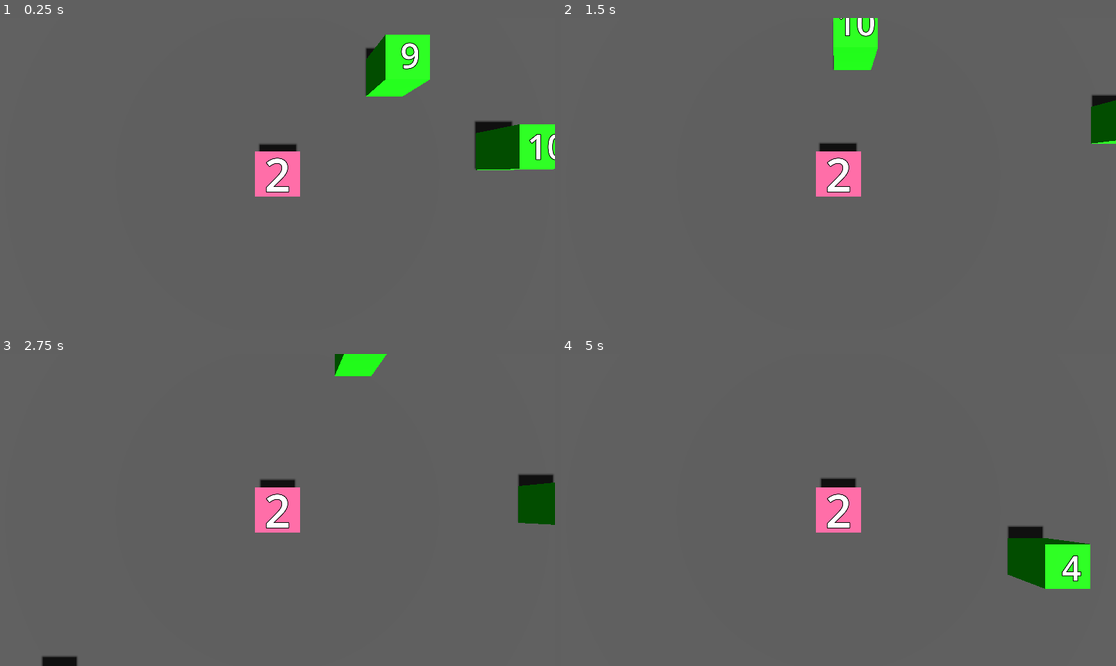
Above: before the commit, frames 1-4 (two rows, left to right).
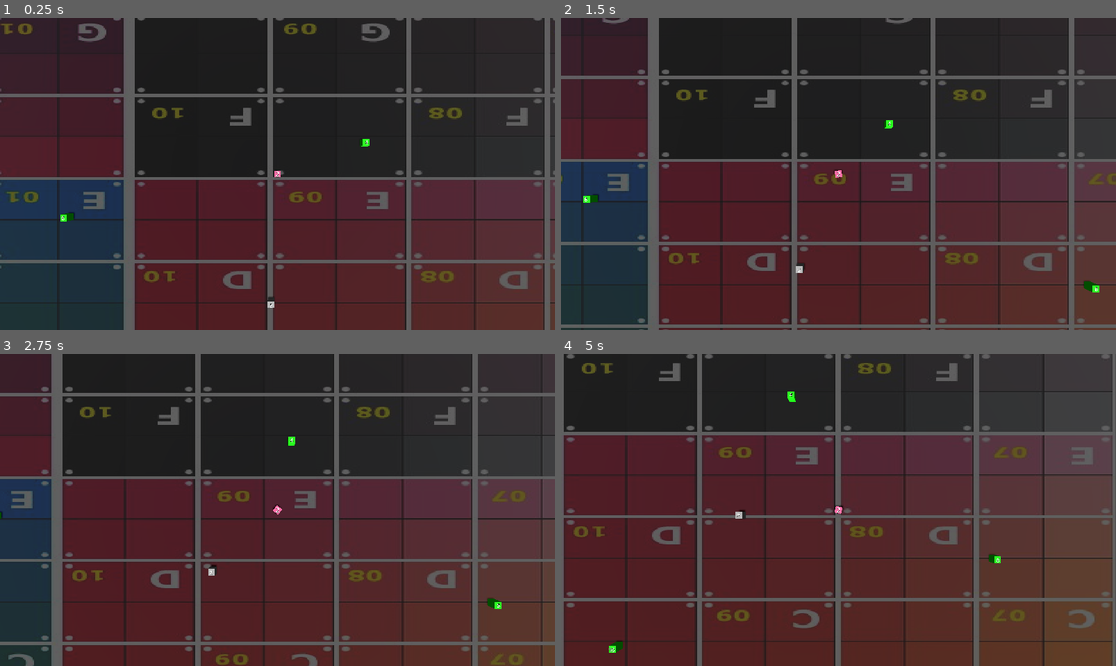
Above: after the commit, the same moments.

Repository: 0xc000006b-7b/2048
Game: Godot game, scene res://main.tscn
Same seed, same stepped clock (60 frames per second), same inputs: the game is played once before the commit and once after it.
Inputs (mouse positions are in pixels of both pictures, inside the frame that each line leads up to):
- Up to frame 1 (0.25 s): no input
- Up to frame 2 (1.5 s): move the mouse to (960, 158) at 0.52 s; move the mouse to (727, 189) at 1.27 s
- Up to frame 3 (2.75 s): move the mouse to (333, 441) at 2.02 s
- Up to frame 4 (5 s): move the mouse to (810, 572) at 2.77 s; move the mouse to (1005, 556) at 3.52 s; move the mouse to (672, 463) at 4.27 s

The runs differ from the first frame. In frame 1, 91% of the frame differs, in the area x 0-100%, y 0-100%; in frame 2, 89%; in frame 3, 90%; in frame 4, 91%.

Commit message:
Add files via upload

Diff:
--- a/2048/Player.gd
+++ b/2048/Player.gd
@@ -5,8 +5,9 @@
 var rayEnd = Vector3()
 var gravity = 850
 var speed = 5.0
-var value = 1
+var value = 2
 var getPos = Vector3()
+var movement_mouse = Vector3()
 # Called when the node enters the scene tree for the first time.
 func _ready():
 	$NumberLabel.text = str(value)
@@ -15,32 +16,32 @@
 
 # Called every frame. 'delta' is the elapsed time since the previous frame.
 func _process(delta):
-	#var vec = get_viewport().get_mouse_position() - self.position # getting the vector from self to the mouse
-	#vec = vec.normalized() * delta * speed # normalize it and multiply by time and speed
-	#position += vec # move by that vector
 	pass
 
 func _physics_process(delta):
-
-	if Global.collided == true:
+	if Global.player_collided_with_enemy:
+		Global.player_position = self.position
+	if Global.food_collided_with_player == true:
 		$AudioStreamPlayer3D.play()
 		value += Global.score
-		Global.collided = false
+		Global.food_collided_with_player = false
+		#self.scale = Vector3(scale.x + (value/1000), scale.x + (value/1000), scale.x + (value/1000))
+		#print(self.scale)
 
 	$NumberLabel.text = str(value)
 
 	if not is_on_floor():
 		velocity.y -= gravity * delta
-		print(is_on_floor())
+		#print(is_on_floor())
 
 	var space_state = get_world_3d().direct_space_state
 
 	var mouse_position = get_viewport().get_mouse_position()
-	var movement_mouse = mouse_position
+	movement_mouse = mouse_position
 	movement_mouse = Vector3(mouse_position.x - getPos.x, 0, mouse_position.y - getPos.z)
 	movement_mouse = mouse_position.normalized() * delta * speed
 
-	position += Vector3(movement_mouse.x, 0, movement_mouse.y)
+
 	rayOrigin = camera.project_ray_origin(mouse_position)
 
 	rayEnd = rayOrigin + camera.project_ray_normal(mouse_position) * 2000
@@ -49,9 +50,13 @@
 
 	if not intersection.is_empty():
 		var pos = intersection.position
-		#$MeshInstance3D.look_at(Vector3(pos.x, position.y, pos.z), Vector3(0,1,0))
+		$MeshInstance3D.look_at(Vector3(pos.x, position.y, pos.z), Vector3(0,1,0))
+		#position += Vector3(pos.x, 0, pos.z)
+
+	position += Vector3(movement_mouse.x, 0, movement_mouse.y)
+	#position = position.move_toward(Vector3(movement_mouse.x,0,movement_mouse.y), delta * speed)
 	#velocity = Vector3(mouse_position.x * speed, 0, mouse_position.y * speed)
-	print(position)
+	#print(get_viewport().get_mouse_position())
 	move_and_slide()
 
 
--- a/2048/Player.tscn
+++ b/2048/Player.tscn
@@ -25,7 +25,7 @@
 shape = SubResource("BoxShape3D_l8qos")
 
 [node name="Camera3D" type="Camera3D" parent="."]
-transform = Transform3D(1, 0, 0, 0, -4.37114e-08, 1, 0, -1, -4.37114e-08, 0, 5, 0)
+transform = Transform3D(1, 0, 0, 0, -4.37114e-08, 1, 0, -1, -4.37114e-08, 0, 30, 0)
 
 [node name="Area3D" type="Area3D" parent="."]
 
--- /dev/null
+++ b/2048/enemy.gd
@@ -0,0 +1,46 @@
+extends RigidBody3D
+
+var enemy_score = 2
+var gravity = 850
+var speed = 2
+# Called when the node enters the scene tree for the first time.
+func _ready():
+	$EnemyScoreLabel.text = str(enemy_score)
+
+
+# Called every frame. 'delta' is the elapsed time since the previous frame.
+func _process(delta):
+
+	if Global.food_collided_with_enemy:
+		enemy_score += Global.enemy_score
+		$EnemyScoreLabel.text = str(enemy_score)
+		Global.food_collided_with_enemy = false
+	#if not Global.player_collided_with_enemy:
+		#position += Vector3(speed * delta, 0, speed * delta)
+	#else:
+		#position = position.move_toward(Global.player_position, delta * speed)
+		#print(Global.player_position)
+
+	if Global.player_collided_with_enemy:
+		position = position.move_toward(Global.player_position, delta * speed)
+	elif Global.player_collided_with_enemy and Global.enemy_entered_food:
+		position = position.move_toward(Global.player_position, delta * speed)
+	elif not Global.player_collided_with_enemy and Global.enemy_entered_food:
+		position = position.move_toward(Global.food_position, delta * speed)
+	else:
+		position += Vector3(speed * delta, 0, speed * delta)
+
+func _physics_process(delta):
+	pass
+
+
+func _on_area_3d_body_entered(body):
+	if body.name.match("Player"):
+		print("food")
+		Global.player_collided_with_enemy = true
+	else:
+		Global.enemy_entered_food = true
+
+
+func _on_area_3d_body_exited(body):
+	Global.player_collided_with_enemy = false
--- /dev/null
+++ b/2048/enemy.tscn
@@ -0,0 +1,35 @@
+[gd_scene load_steps=5 format=3 uid="uid://ckfeoqignun57"]
+
+[ext_resource type="Script" path="res://enemy.gd" id="1_n2hhm"]
+
+[sub_resource type="BoxMesh" id="BoxMesh_gpase"]
+
+[sub_resource type="BoxShape3D" id="BoxShape3D_73yxf"]
+
+[sub_resource type="CylinderShape3D" id="CylinderShape3D_hqxcm"]
+height = 0.8
+radius = 15.0
+
+[node name="Enemy" type="RigidBody3D"]
+script = ExtResource("1_n2hhm")
+
+[node name="MeshInstance3D" type="MeshInstance3D" parent="."]
+mesh = SubResource("BoxMesh_gpase")
+
+[node name="CollisionShape3D" type="CollisionShape3D" parent="."]
+shape = SubResource("BoxShape3D_73yxf")
+
+[node name="PlayerSearchArea3D" type="Area3D" parent="."]
+
+[node name="CollisionShape3D" type="CollisionShape3D" parent="PlayerSearchArea3D"]
+shape = SubResource("CylinderShape3D_hqxcm")
+
+[node name="EnemyScoreLabel" type="Label3D" parent="."]
+transform = Transform3D(1, 0, 0, 0, -4.37114e-08, 1, 0, -1, -4.37114e-08, 0, 0.747131, 0)
+text = "text"
+font_size = 150
+
+[node name="AudioStreamPlayer3D" type="AudioStreamPlayer3D" parent="."]
+
+[connection signal="body_entered" from="PlayerSearchArea3D" to="." method="_on_area_3d_body_entered"]
+[connection signal="body_exited" from="PlayerSearchArea3D" to="." method="_on_area_3d_body_exited"]
--- a/2048/food.gd
+++ b/2048/food.gd
@@ -1,21 +1,42 @@
 extends Node3D
 
 var value
+var value_array := [2, 4, 6, 8, 16, 32, 64]
+var check = false
+var food_position = Vector3()
 # Called when the node enters the scene tree for the first time.
 func _ready():
-	value = randi_range(1, 10)
-	$NumberLabel.text = str(value)
+	value = randi_range(0, 6)
+	$NumberLabel.text = str(value_array[value])
+
 
 
 # Called every frame. 'delta' is the elapsed time since the previous frame.
 func _process(delta):
-	pass
+
+	if not check:
+		if Global.enemy_entered_food:
+			Global.food_position = self.position
+			check = true
+		if not Global.food_collided_with_enemy:
+			check = false
 
 func _on_area_3d_body_entered(body):
 	if body.name.match("Player"):
 
-		Global.score = value
-		Global.collided = true
+		Global.score = value_array[value]
+		Global.food_collided_with_player = true
 		Global.food_population -= 1
 		Global.eaten += 1
-	queue_free()
+		queue_free()
+
+	if body.name.match("Enemy"):
+		Global.enemy_score = value_array[value]
+		Global.food_collided_with_enemy = true
+		Global.food_population -= 1
+		Global.eaten += 1
+		queue_free()
+		#Global.food_position = self.position
+
+func ping_enemy_self_pos():
+	Global.food_position = self.position
--- a/2048/food.tscn
+++ b/2048/food.tscn
@@ -9,6 +9,10 @@
 material = SubResource("StandardMaterial3D_45cfk")
 
 [sub_resource type="BoxShape3D" id="BoxShape3D_leqyv"]
+
+[sub_resource type="CylinderShape3D" id="CylinderShape3D_ukn3o"]
+height = 0.9
+radius = 15.0
 
 [node name="Food" type="Node3D"]
 script = ExtResource("1_op5qe")
@@ -27,4 +31,9 @@
 [node name="CollisionShape3D" type="CollisionShape3D" parent="Area3D"]
 shape = SubResource("BoxShape3D_leqyv")
 
+[node name="EnemyPingArea3D" type="Area3D" parent="."]
+
+[node name="CollisionShape3D" type="CollisionShape3D" parent="EnemyPingArea3D"]
+shape = SubResource("CylinderShape3D_ukn3o")
+
 [connection signal="body_entered" from="Area3D" to="." method="_on_area_3d_body_entered"]
--- a/2048/global.gd
+++ b/2048/global.gd
@@ -1,9 +1,16 @@
 extends Node
 
 var score = 0
-var collided = false
-var food_population = 100
+var food_collided_with_player = false
+var food_collided_with_enemy = false
+var player_collided_with_enemy = false
+var enemy_entered_food = false
+var food_population = 10
 var eaten = 0
+
+var enemy_score = 0
+var food_position = Vector3()
+var player_position = Vector3()
 # Called when the node enters the scene tree for the first time.
 func _ready():
 	pass # Replace with function body.
--- a/2048/main.gd
+++ b/2048/main.gd
@@ -2,7 +2,7 @@
 
 @export var food_scene: PackedScene
 var food_array : Array
-var array_range = 100
+var array_range = 10
 # Called when the node enters the scene tree for the first time.
 func _ready():
 	#$Timer.start()
@@ -20,7 +20,7 @@
 
 # Called every frame. 'delta' is the elapsed time since the previous frame.
 func _process(delta):
-	if Global.food_population < 90:
+	if Global.food_population < 5:
 		for i in range(Global.eaten):
 			var food = food_scene.instantiate()
 			#food_spawn_location.progress_ratio = randf()
--- a/2048/main.tscn
+++ b/2048/main.tscn
@@ -1,8 +1,10 @@
-[gd_scene load_steps=9 format=3 uid="uid://cuc6iv58gggh"]
+[gd_scene load_steps=11 format=3 uid="uid://cuc6iv58gggh"]
 
 [ext_resource type="Script" path="res://main.gd" id="1_003qw"]
 [ext_resource type="PackedScene" uid="uid://1aggvargr0pr" path="res://Player.tscn" id="1_pgih2"]
 [ext_resource type="PackedScene" uid="uid://drattlk7608tf" path="res://food.tscn" id="2_1dd60"]
+[ext_resource type="Texture2D" uid="uid://hpk6twlvwhvk" path="res://grid1x.jpg" id="3_hojuk"]
+[ext_resource type="PackedScene" uid="uid://ckfeoqignun57" path="res://enemy.tscn" id="5_5ds4x"]
 
 [sub_resource type="BoxShape3D" id="BoxShape3D_l2t3c"]
 
@@ -10,7 +12,7 @@
 
 [sub_resource type="StandardMaterial3D" id="StandardMaterial3D_blfay"]
 albedo_color = Color(0.298039, 0.298039, 0.298039, 1)
-albedo_texture_force_srgb = true
+albedo_texture = ExtResource("3_hojuk")
 uv1_scale = Vector3(1.795, 2, 1.68)
 texture_filter = 0
 
@@ -57,4 +59,7 @@
 [node name="Timer" type="Timer" parent="."]
 wait_time = 0.5
 
+[node name="Enemy" parent="." instance=ExtResource("5_5ds4x")]
+transform = Transform3D(1, 0, 0, 0, 1, 0, 0, 0, 1, 0, 0, 20)
+
 [connection signal="timeout" from="Timer" to="." method="_on_timer_timeout"]
Not shown: 1 places in 2048/food.tscn that only renumber resources
